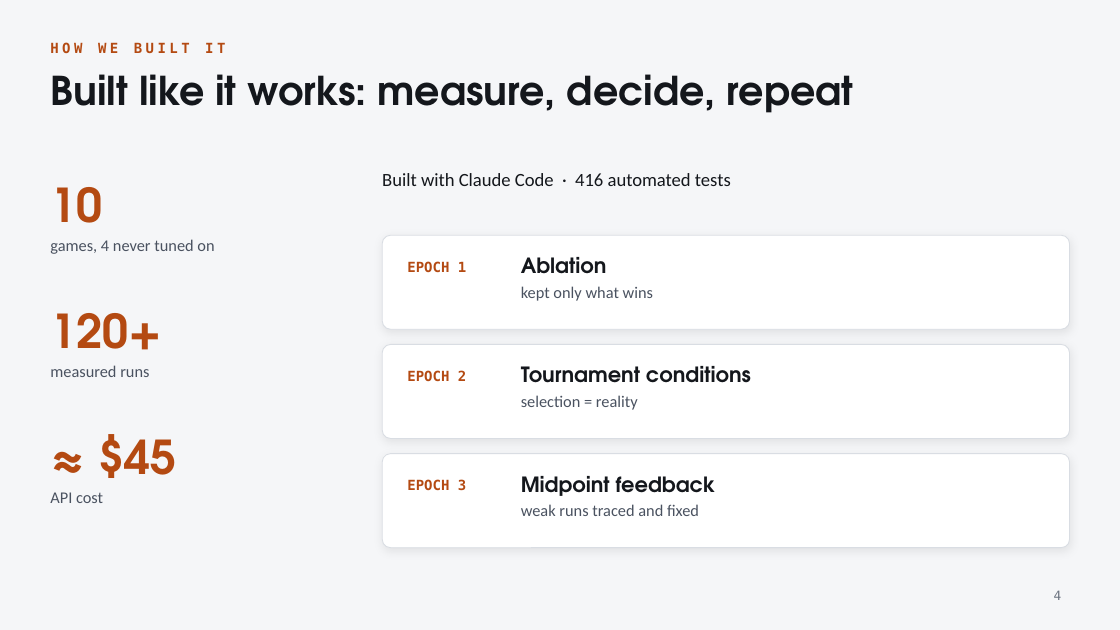
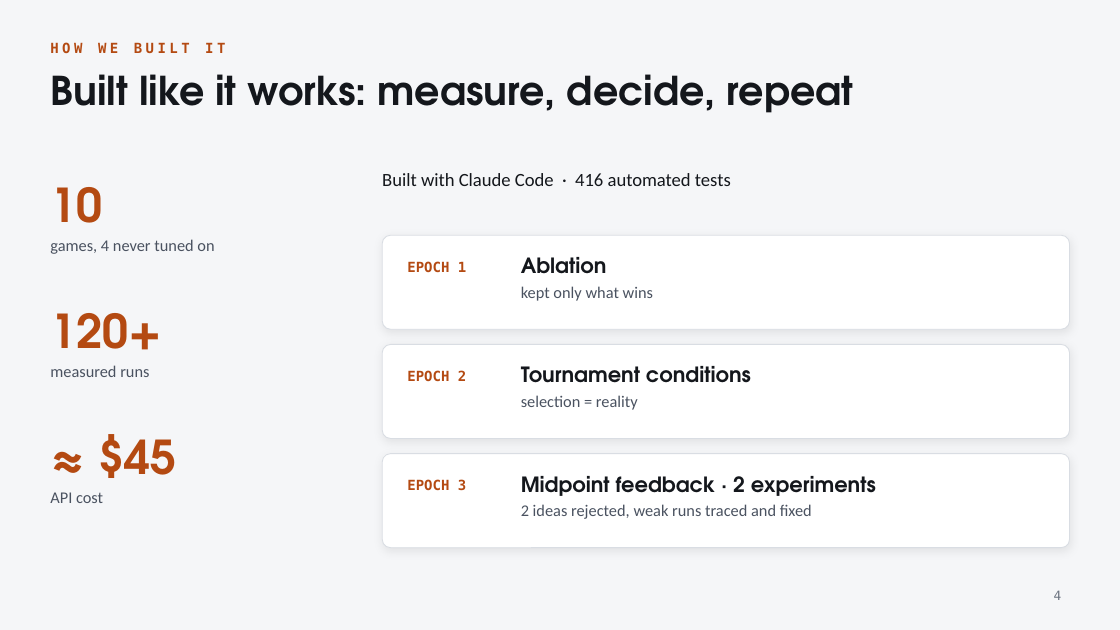
Before and after one commit to timoo-006/zentralhack-harness, a slide deck: slide 4 of docs/presentation/pitch.pptx. Drawn at 1120x630 pixels with LibreOffice and Linux fonts; fonts in the diff are those of the drawing. Boxes give left, top, right and bottom in pixels: in the first picture for what was removed or moved away, otherwise in the second. Text is boxed around its words. In the diff, an @@ line names an element or a change of style, - is before the commit and + after.

```diff
--- a/docs/presentation/pitch.pptx
+++ b/docs/presentation/pitch.pptx
@@ text at [521, 476, 876, 496]: text changed @@
-Midpoint feedback
+Midpoint feedback · 2 experiments
@@ text at [521, 504, 812, 519]: text changed @@
-weak runs traced and fixed
+2 ideas rejected, weak runs traced and fixed
```
Also in this commit, not shown: 2 other slides changed, 2 other files.
